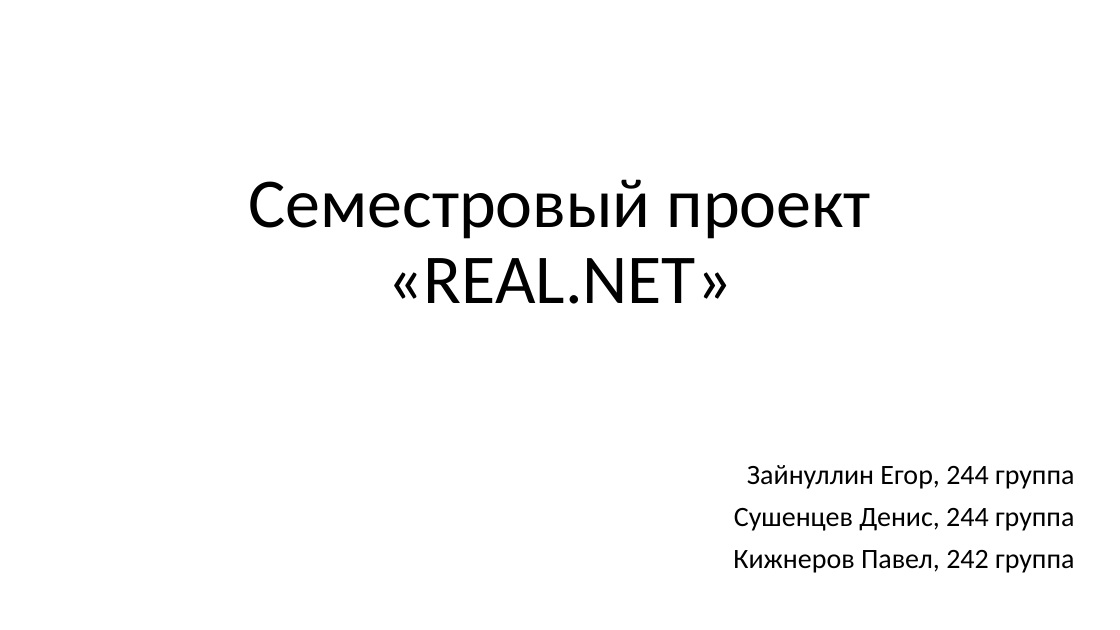
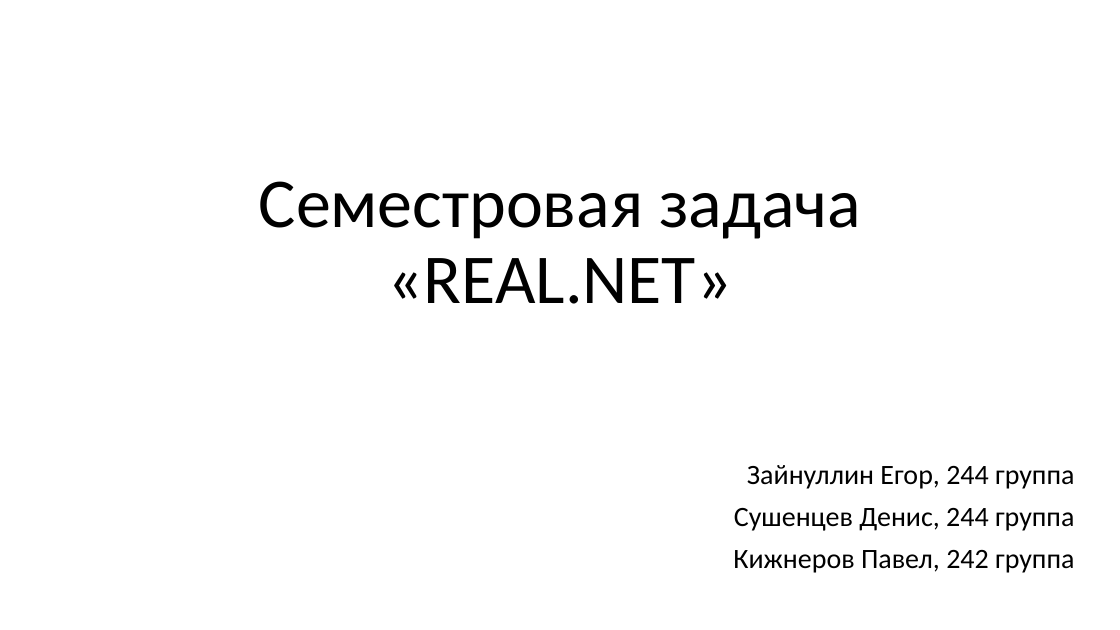
Before and after one commit to RexTremendaeMajestatis/Presentations, a slide deck: slide 1 of REAL.NET.pptx. Drawn at 1120x630 pixels with LibreOffice and Linux fonts; fonts in the diff are those of the drawing. Boxes give left, top, right and bottom in pixels: in the first picture for what was removed or moved away, otherwise in the second. Text is boxed around its words. In the diff, an @@ line names an element or a change of style, - is before the commit and + after.

Commit message:
"Task" instead of "project" (cause we did only a small part of all project)

```diff
--- a/REAL.NET.pptx
+++ b/REAL.NET.pptx
@@ title at bbox=[259, 181, 861, 304]: text changed @@
-Семестровый проект «REAL.NET»
+Семестровая задача «REAL.NET»
```
